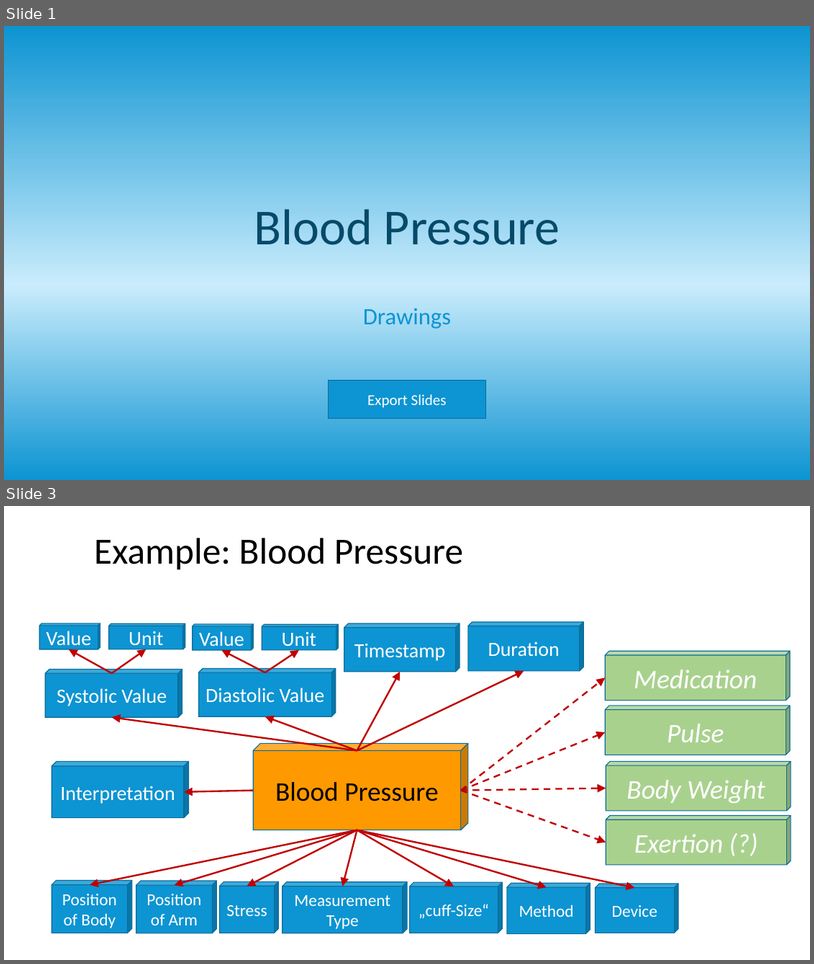
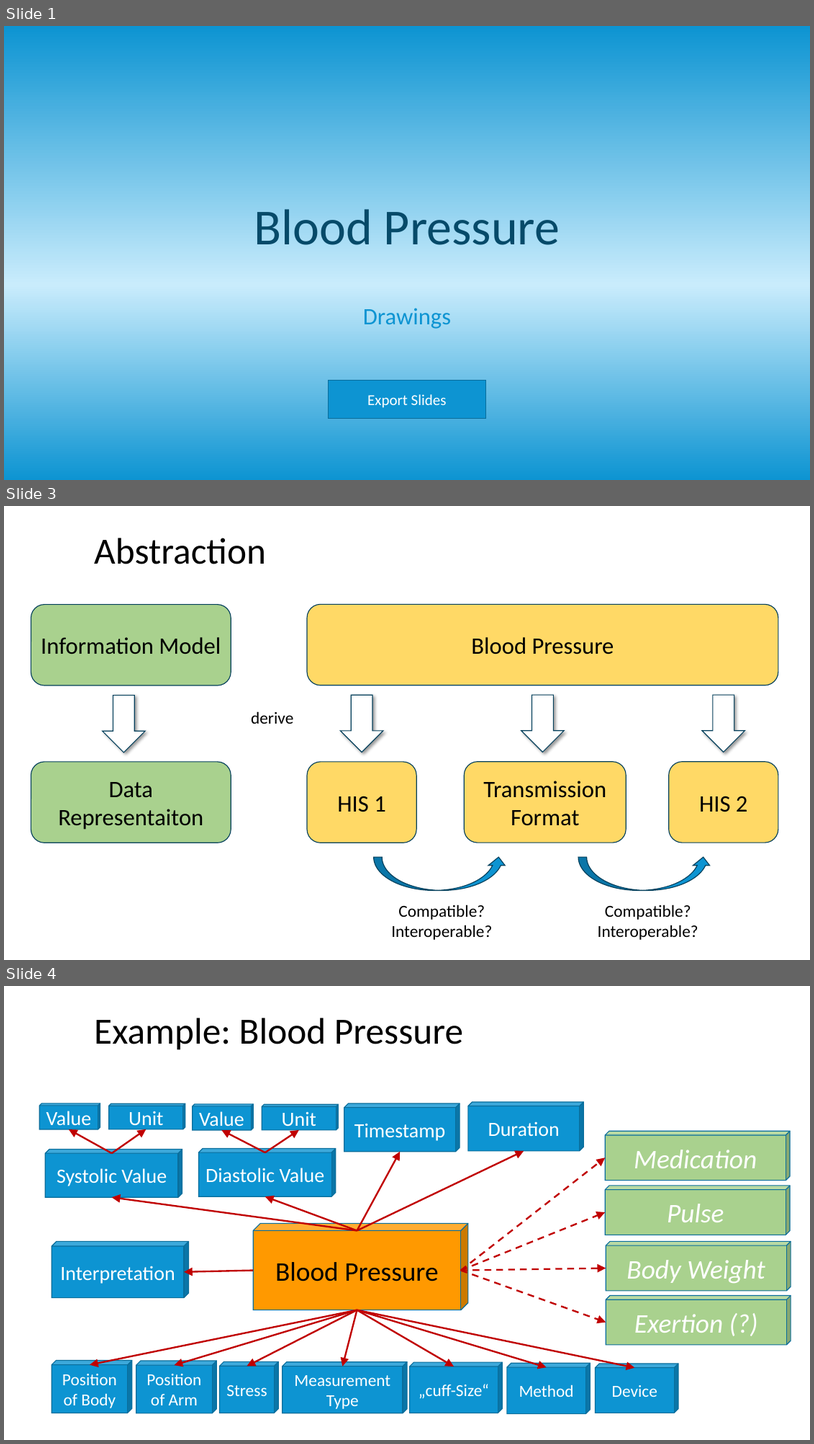
Before and after one commit to frankoemig/bloodpressure, a slide deck: input/images-source/Drawings.pptm. Shown one above the other, each under a label of ours: slides 1 and 3 before the commit, slides 1, 3 and 4 after it; the slides between them are not shown. The pictures are 814x964 and 814x1444 pixels, drawn with LibreOffice and Linux fonts; fonts in the diff are those of the drawing. Boxes give left, top, right and bottom in pixels: in the first picture for what was removed or moved away, otherwise in the second. Text is boxed around its words. In the diff, an @@ line names an element or a change of style, - is before the commit and + after.

```diff
--- a/input/images-source/Drawings.pptm
+++ b/input/images-source/Drawings.pptm
@@ slide 3 added at (x1=4, y1=506, x2=810, y2=960), background #FFFFFF @@
@@ title added at (x1=94, y1=538, x2=266, y2=564), 44 pt, text #000000 @@
+Abstraction
@@ rounded rectangle added at (x1=31, y1=605, x2=232, y2=686), fill #A9D18E, outline #06415C 1 pt, 28 pt, text #000000 @@
+Information Model
@@ rounded rectangle added at (x1=307, y1=604, x2=779, y2=685), fill #FFD966, outline #06415C 1 pt, 28 pt, text #000000 @@
+Blood Pressure
@@ down arrow added at (x1=103, y1=695, x2=146, y2=752), fill #FFFFFF, outline #06415C 1 pt @@
@@ down arrow added at (x1=340, y1=695, x2=383, y2=752), fill #FFFFFF, outline #06415C 1 pt @@
@@ down arrow added at (x1=522, y1=695, x2=565, y2=752), fill #FFFFFF, outline #06415C 1 pt @@
@@ down arrow added at (x1=702, y1=695, x2=746, y2=752), fill #FFFFFF, outline #06415C 1 pt @@
@@ text added at (x1=251, y1=711, x2=293, y2=723), 20 pt, text #000000 @@
+derive
@@ rounded rectangle added at (x1=31, y1=762, x2=232, y2=843), fill #A9D18E, outline #06415C 1 pt, 28 pt, text #000000 @@
+Data Representaiton
@@ rounded rectangle added at (x1=307, y1=762, x2=417, y2=843), fill #FFD966, outline #06415C 1 pt, 28 pt, text #000000 @@
+HIS 1
@@ rounded rectangle added at (x1=464, y1=762, x2=627, y2=842), fill #FFD966, outline #06415C 1 pt, 28 pt, text #000000 @@
+Transmission Format
@@ rounded rectangle added at (x1=669, y1=762, x2=779, y2=842), fill #FFD966, outline #06415C 1 pt, 28 pt, text #000000 @@
+HIS 2
@@ curved up arrow added at (x1=374, y1=857, x2=507, y2=890), fill #0D94D2, outline #06415C 1 pt @@
@@ curved up arrow added at (x1=579, y1=857, x2=712, y2=890), fill #0D94D2, outline #06415C 1 pt @@
@@ text added at (x1=391, y1=904, x2=492, y2=939), 20 pt, text #000000 @@
+Compatible?
+Interoperable?
@@ text added at (x1=598, y1=904, x2=699, y2=939), 20 pt, text #000000 @@
+Compatible?
+Interoperable?
@@ what was slide 3 is now slide 4 @@
```
Also in this commit, not shown: 1 slide changed, 12 other files.
